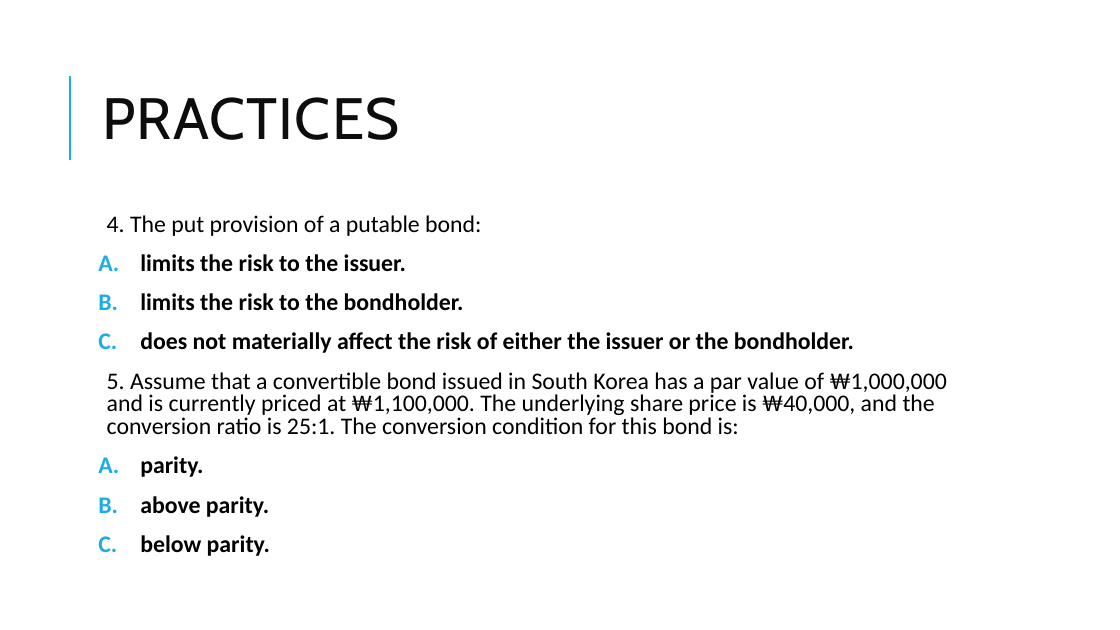
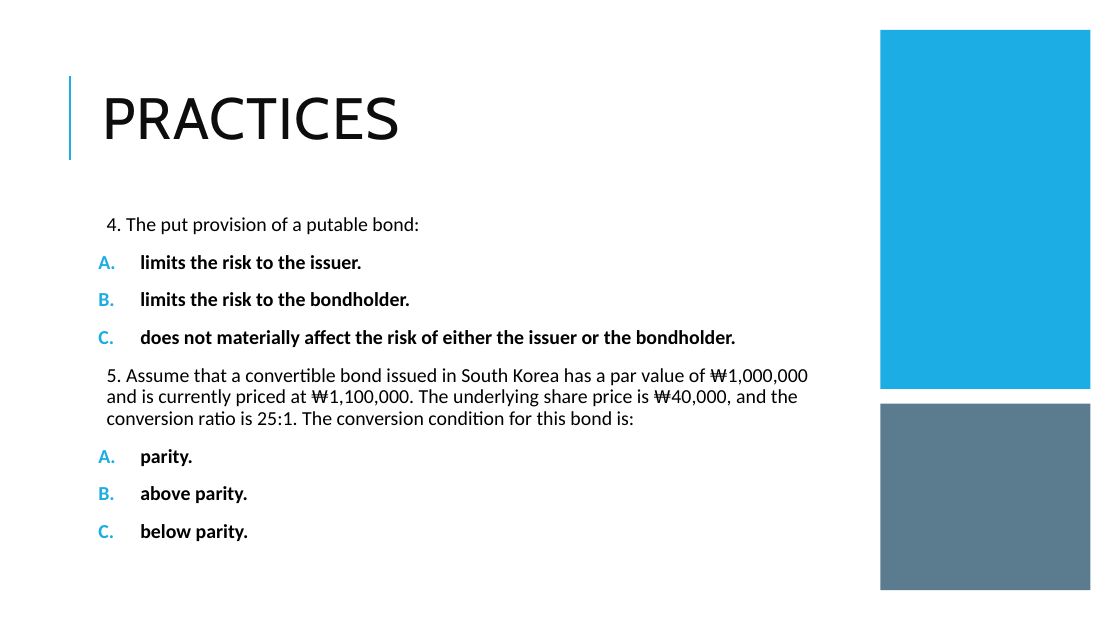
Before and after one commit to Isco0530/data, a slide deck: slide 52 of Fixed Income.pptx. Drawn at 1120x630 pixels with LibreOffice and Linux fonts; fonts in the diff are those of the drawing. Boxes give left, top, right and bottom in pixels: in the first picture for what was removed or moved away, otherwise in the second. Text is boxed around its words. In the diff, an @@ line names an element or a change of style, - is before the commit and + after.

```diff
--- a/Fixed Income.pptx
+++ b/Fixed Income.pptx
@@ rectangle added at bbox=[881, 30, 1091, 389], fill #1CADE4 @@
@@ text "4. The put provision of ..." at bbox=[107, 217, 808, 541]: size 20.4 to 17 pt; line spacing 0.8 to 0.9 @@
@@ rectangle added at bbox=[881, 404, 1091, 591], fill #335B74 at 80% opacity @@
```
Also in this commit, not shown: 4 other slides changed.
